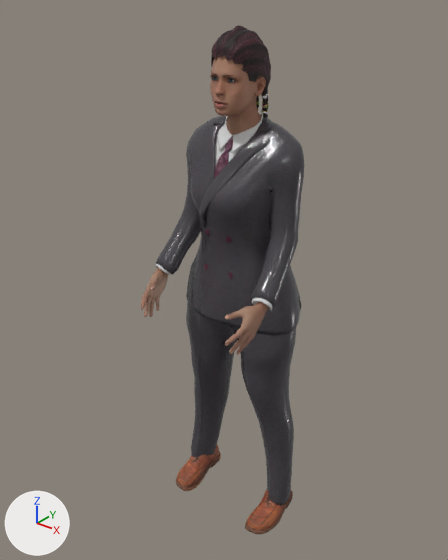
Renders of the glTF model assets/personaggi/realistici/donna-02.glb from each side of a commit.
Camera for both pictures: a camera (50 mm lens) standing at (1.15, -1.573, 1.867) and looking at (-0.032, -0.095, 0.951). The axes (+X, +Y, +Z) are drawn at lower left. The lights are the same throughout. The picture after the commit comes second. Vertices at exactly the same position are counted once.

Objects in the first picture: 'Human', 'Human.elvs_braided_rows', 'Human.shoes01', 'Human.toigo_female_double-breasted_suit'.
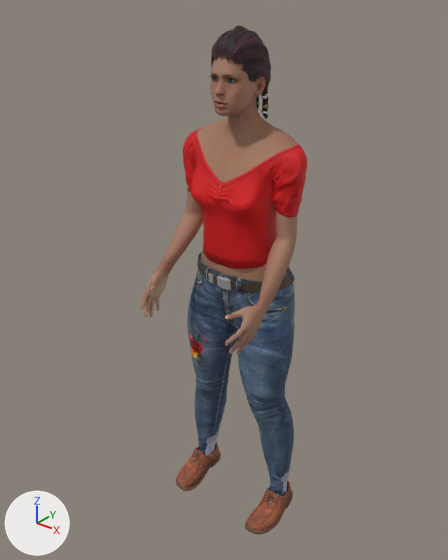
Location of each change, (x1, y1, x2, y2) in pixels of the pictures (448 x 560 px):
'Human.toigo_female_double-breasted_suit', deleted: before (155, 114, 304, 506)
'Human.mindfront_female_trousers_1', added (blue): after (187, 253, 295, 496)
'Human.punkduck_retro_top', added (red): after (183, 129, 307, 269)
part 1 of me_base_006, added (brown): after (200, 249, 288, 281)
part 2 of me_base_006, added (brown): after (163, 119, 299, 301)

Diff of the bpy script that builds the scene:
```diff
--- a/assets/personaggi/realistici/donna-02.glb.py
+++ b/assets/personaggi/realistici/donna-02.glb.py
@@ img_vintagetop @@
+img_vintagetop = load_image('vintagetop', '_unpacked/vintagetop', 1024, 1024, 'sRGB')
@@ img_vintagetop_normals @@
+img_vintagetop_normals = load_image('vintagetop_normals', '_unpacked/vintagetop_normals', 1024, 1024, 'Non-Color')
@@ img_f_trousers_01 @@
+img_f_trousers_01 = load_image('F_Trousers_01', '_unpacked/F_Trousers_01', 1024, 1024, 'sRGB')
@@ img_f_trousers_01_nrm @@
+img_f_trousers_01_nrm = load_image('F_Trousers_01_NRM', '_unpacked/F_Trousers_01_NRM', 1024, 1024, 'Non-Color')
@@ mat_human_punkduck_retro_top @@
+mat_human_punkduck_retro_top = bpy.data.materials.new('Human.punkduck_retro_top')
+# uses the picture img_vintagetop
+# uses the picture img_vintagetop_normals
@@ mat_human_mindfront_female_trousers_1 @@
+mat_human_mindfront_female_trousers_1 = bpy.data.materials.new('Human.mindfront_female_trousers_1')
+# uses the picture img_f_trousers_01
+# uses the picture img_f_trousers_01_nrm
@@ me_base_006 @@
 # used by ob_human; location = (0.0, 0.0, 0.017)
-me_base_006.from_pydata(...)  # 7670 vertices, 15212 faces; spans x -0.223..0.223, y -0.35..0.026, z 0.825..1.696
+me_base_006.from_pydata(...)  # 8819 vertices, 17380 faces; spans x -0.226..0.226, y -0.35..0.062, z 0.825..1.696
+# me_base_006 part 1: a new loose piece of 190 vertices spanning x -0.168..0.168, y -0.141..0.062, z 0.931..1.053, in mat_human_body_006 (picture img_harvey_midtoned_female_diffuse)
+# me_base_006 part 2: 959 vertices added at x -0.226..0.226, y -0.194..0.049, z 0.973..1.449
 me_base_006.materials.append(mat_human_body_006)
@@ me_vintagetop @@
+me_vintagetop.from_pydata(...)  # 1695 vertices, 3212 faces; spans x -0.23..0.23, y -0.171..0.055, z 1.01..1.411
+me_vintagetop.materials.append(mat_human_punkduck_retro_top)
@@ me_f_trousers_01 @@
+me_f_trousers_01.from_pydata(...)  # 1841 vertices, 3392 faces; spans x -0.227..0.222, y -0.162..0.1, z 0.054..1.002
+me_f_trousers_01.materials.append(mat_human_mindfront_female_trousers_1)
@@ ob_human_toigo_female_double_breasted_suit @@
-ob_human_toigo_female_double_breasted_suit = bpy.data.objects.new('Human.toigo_female_double-breasted_suit', me_fem_suit_double_breasted)
-ob_human_toigo_female_double_breasted_suit.location = (0.0, 0.0, 0.017)
@@ ob_human_punkduck_retro_top @@
+ob_human_punkduck_retro_top = bpy.data.objects.new('Human.punkduck_retro_top', me_vintagetop)
+ob_human_punkduck_retro_top.location = (0.0, 0.0, 0.017)
@@ ob_human_mindfront_female_trousers_1 @@
+ob_human_mindfront_female_trousers_1 = bpy.data.objects.new('Human.mindfront_female_trousers_1', me_f_trousers_01)
+ob_human_mindfront_female_trousers_1.location = (0.0, 0.0, 0.017)
```
